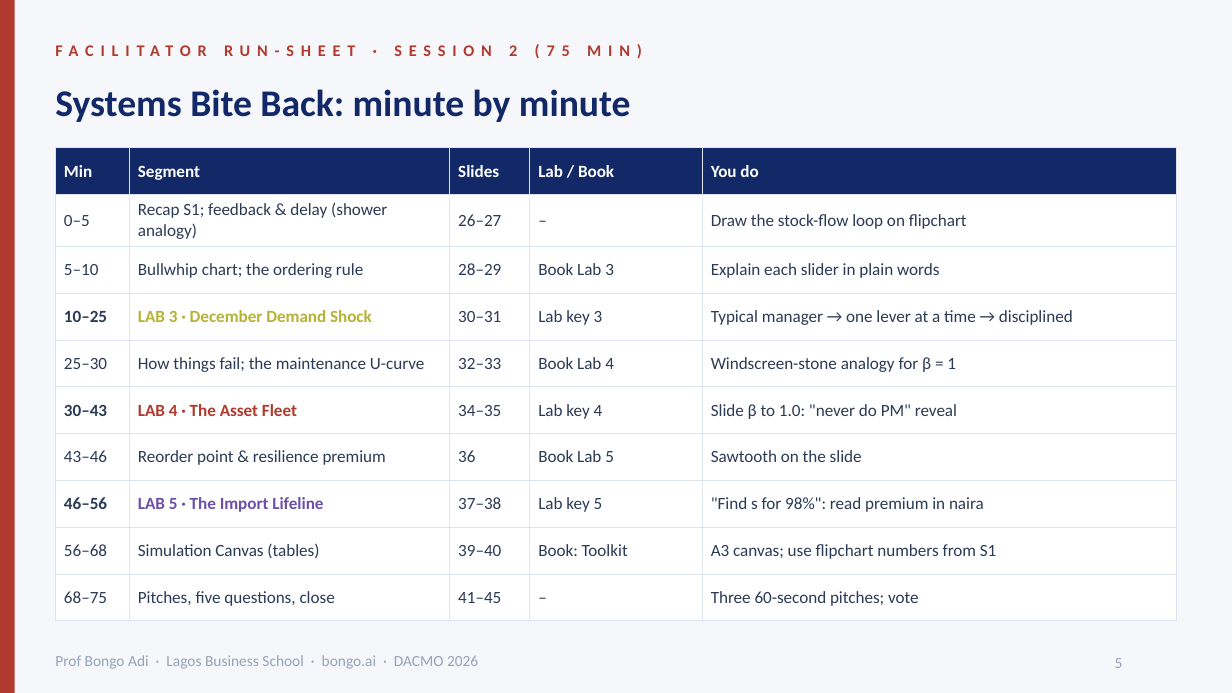
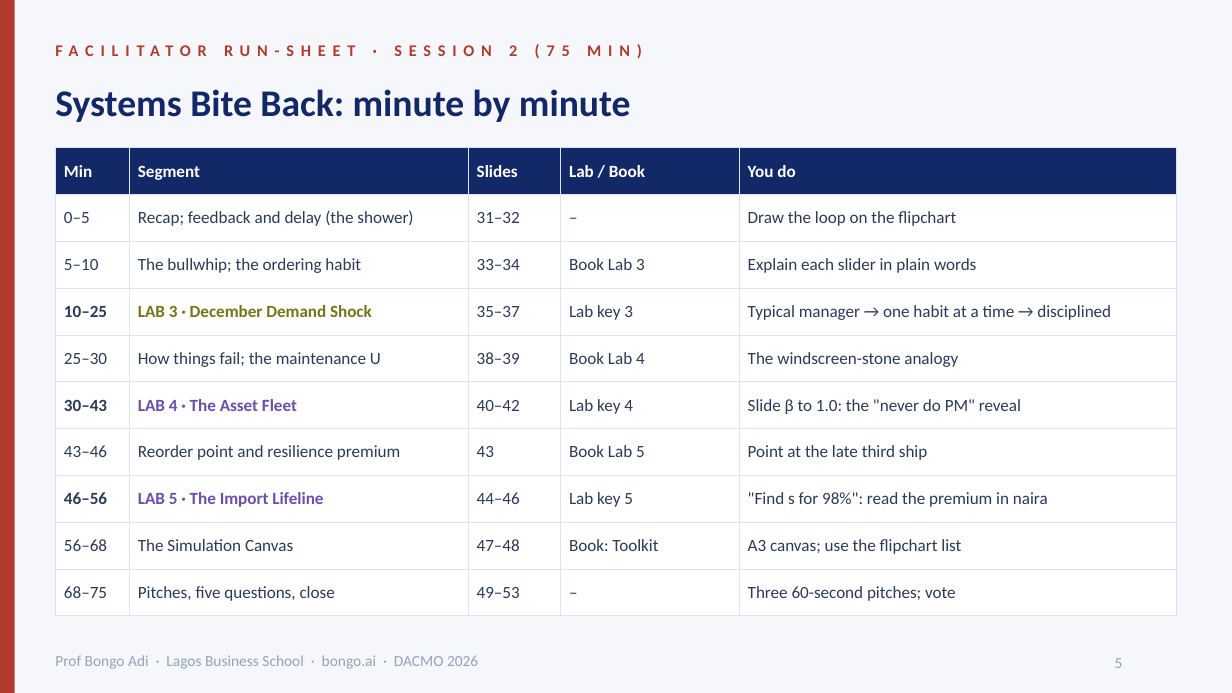
Before and after one commit to adibongo/dacmo-operations-analytics, a slide deck: slide 5 of downloads/DACMO-Analytics-for-Operations.pptx. Drawn at 1232x693 pixels with LibreOffice and Linux fonts; fonts in the diff are those of the drawing; background and template pictures are left out. Boxes give left, top, right and bottom in pixels: in the first picture for what was removed or moved away, otherwise in the second. Text is boxed around its words. In the diff, an @@ line names an element or a change of style, - is before the commit and + after.

```diff
--- a/downloads/DACMO-Analytics-for-Operations.pptx
+++ b/downloads/DACMO-Analytics-for-Operations.pptx
@@ table at box(55, 148, 1177, 605) @@
-row 2: 0–5 | Recap S1; feedback & delay (shower analogy) | 26–27 | – | Draw the stock-flow loop on flipchart
+row 2: 0–5 | Recap; feedback and delay (the shower) | 31–32 | – | Draw the loop on the flipchart
-row 3, column 2: Bullwhip chart; the ordering rule
+row 3, column 2: The bullwhip; the ordering habit
-row 3, column 3: 28–29
+row 3, column 3: 33–34
-row 4, column 3: 30–31
+row 4, column 3: 35–37
-row 4, column 5: Typical manager → one lever at a time → disciplined
+row 4, column 5: Typical manager → one habit at a time → disciplined
-row 5: 25–30 | How things fail; the maintenance U-curve | 32–33 | Book Lab 4 | Windscreen-stone analogy for β = 1
+row 5: 25–30 | How things fail; the maintenance U | 38–39 | Book Lab 4 | The windscreen-stone analogy
-row 6, column 3: 34–35
+row 6, column 3: 40–42
@@ row 6, column 5: "Slide β to 1.0: "never do PM" reveal" to "Slide β to 1.0: the "never do PM" reveal" @@
-row 7: 43–46 | Reorder point & resilience premium | 36 | Book Lab 5 | Sawtooth on the slide
+row 7: 43–46 | Reorder point and resilience premium | 43 | Book Lab 5 | Point at the late third ship
-row 8, column 3: 37–38
+row 8, column 3: 44–46
@@ row 8, column 5: ""Find s for 98%": read premium in naira" to ""Find s for 98%": read the premium in naira" @@
-row 9: 56–68 | Simulation Canvas (tables) | 39–40 | Book: Toolkit | A3 canvas; use flipchart numbers from S1
+row 9: 56–68 | The Simulation Canvas | 47–48 | Book: Toolkit | A3 canvas; use the flipchart list
-row 10, column 3: 41–45
+row 10, column 3: 49–53
@@ text colour #B5B235 to #76741A in "LAB 3 · December Demand Shock" @@
@@ text colour #B03A2E to #6B4FA8 in "LAB 4 · The Asset Fleet" @@
```
Also in this commit, not shown: 14 other slides changed, 19 slides added, 11 slides removed, 5 other files.
